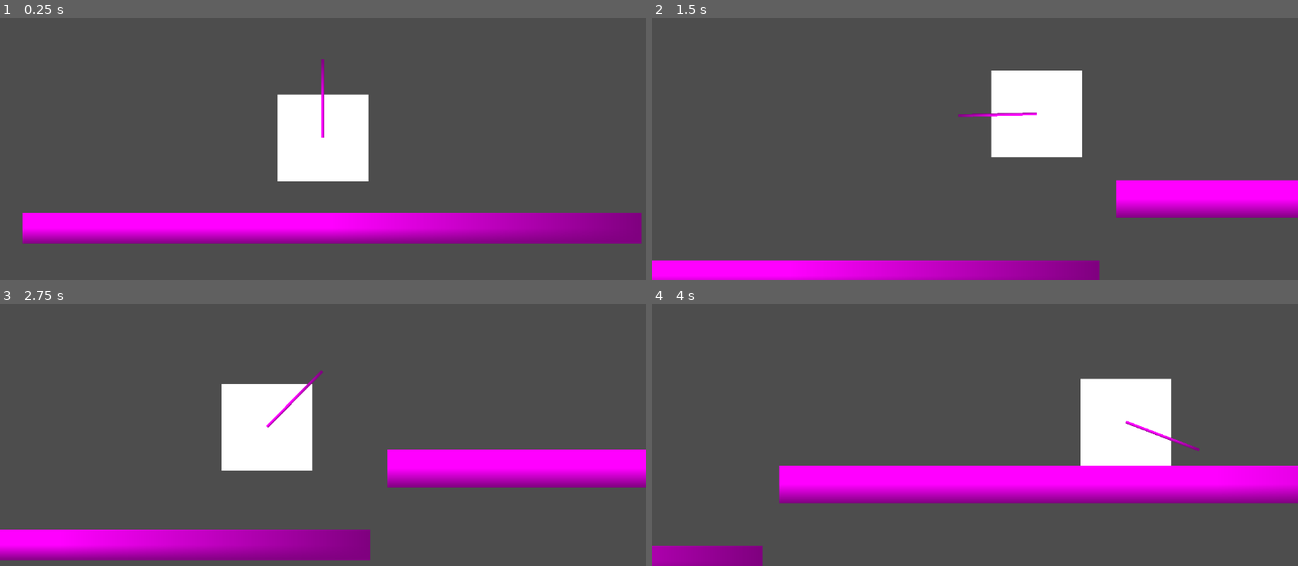
Above: before the commit, frames 1-4 (two rows, left to right).
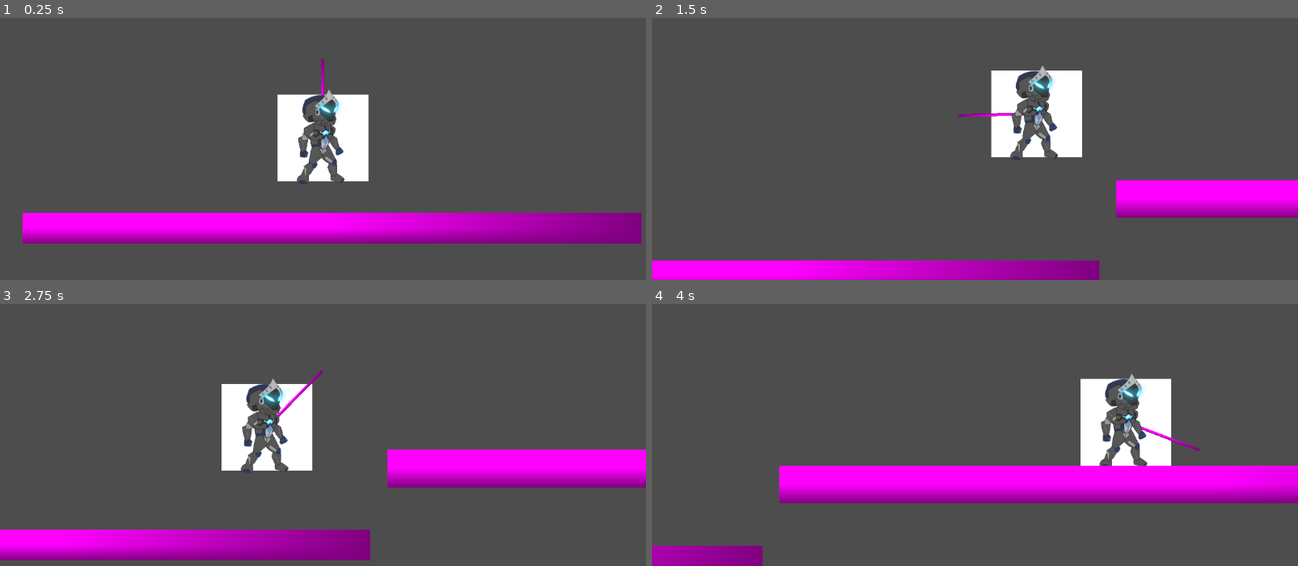
Above: after the commit, the same moments.

Repository: ComradeJustin/game
Game: Godot game, scene res://Assets/debug_objects/test_scenes/node_2d.tscn
Same seed, same stepped clock (60 frames per second), same inputs: the game is played once before the commit and once after it.
Inputs (mouse positions are in pixels of both pictures, inside the frame that each line leads up to):
- Up to frame 1 (0.25 s): no input
- Up to frame 2 (1.5 s): tap Enter (ui_accept) at 0.5 s; move the mouse to (1117, 80) at 0.52 s; hold D (move_right) from 0.53 s (still down); tap Shift (Dash) at 0.6 s; tap Space (jump) at 0.77 s; move the mouse to (845, 117) at 1.27 s; tap E (use_weapon) at 1.35 s
- Up to frame 3 (2.75 s): tap Space (jump) at 1.52 s; move the mouse to (387, 304) at 2.02 s; release D (move_right) at 2.03 s; hold A (move_left) from 2.03 s (still down); tap Shift (Dash) at 2.1 s
- Up to frame 4 (4 s): move the mouse to (942, 455) at 2.77 s; release A (move_left) at 2.78 s; hold D (move_right) from 2.78 s (still down); tap E (use_weapon) at 2.85 s; tap Space (jump) at 3.02, 3.77 s; move the mouse to (1168, 437) at 3.52 s; tap Shift (Dash) at 3.6 s

The runs differ from the first frame. In frame 1, 1.6% of the frame differs, in the area x 45-54%, y 27-64%; in frame 2, 1.6%; in frame 3, 1.6%, in the area x 37-45%, y 28-65%; in frame 4, 1.6%.

Commit message:
Put dash code in entity data, put sprites inside of assets folder
straight up gitting it

Diff:
--- a/Assets/World/Characters/player.tscn
+++ b/Assets/World/Characters/player.tscn
@@ -1,6 +1,7 @@
-[gd_scene load_steps=5 format=3 uid="uid://cnm01ac5ujabo"]
+[gd_scene load_steps=7 format=3 uid="uid://cnm01ac5ujabo"]
 
 [ext_resource type="Script" uid="uid://dgjsy304bk2ed" path="res://Assets/Systems/Entity_Systems/Player.gd" id="1_to4ma"]
+[ext_resource type="Texture2D" uid="uid://ddlbsxipe0lbe" path="res://epic winner image.webp" id="2_mf0c4"]
 
 [sub_resource type="RectangleShape2D" id="RectangleShape2D_xerrp"]
 size = Vector2(16.1, 15.5)
@@ -8,6 +9,17 @@
 [sub_resource type="BoxMesh" id="BoxMesh_03hor"]
 
 [sub_resource type="PlaceholderTexture2D" id="PlaceholderTexture2D_nvj12"]
+
+[sub_resource type="SpriteFrames" id="SpriteFrames_vq4au"]
+animations = [{
+"frames": [{
+"duration": 1.0,
+"texture": ExtResource("2_mf0c4")
+}],
+"loop": true,
+"name": &"default",
+"speed": 5.0
+}]
 
 [node name="CharacterBody2D" type="CharacterBody2D"]
 script = ExtResource("1_to4ma")
@@ -35,3 +47,8 @@
 texture = SubResource("PlaceholderTexture2D_nvj12")
 centered = false
 offset = Vector2(0, -0.5)
+
+[node name="AnimatedSprite2D" type="AnimatedSprite2D" parent="."]
+position = Vector2(14, -3)
+scale = Vector2(0.546502, 0.546502)
+sprite_frames = SubResource("SpriteFrames_vq4au")
--- a/project.godot
+++ b/project.godot
@@ -13,7 +13,7 @@
 config/name="game"
 run/main_scene="res://Assets/debug_objects/test_scenes/node_2d.tscn"
 config/features=PackedStringArray("4.4", "GL Compatibility")
-config/icon="res://Sprites/Static_Sprites/Icons/icon.svg"
+config/icon="res://Assets/Sprites/Static_Sprites/Icons/icon.svg"
 
 [display]
 
Renamed: Sprites/Static_Sprites/Icons/icon.svg -> Assets/Sprites/Static_Sprites/Icons/icon.svg
Not shown, changed: Assets/Sprites/Static_Sprites/Icons/icon.svg.import
Binary file added: epic winner image.webp
Not shown, added: epic winner image.webp.import
